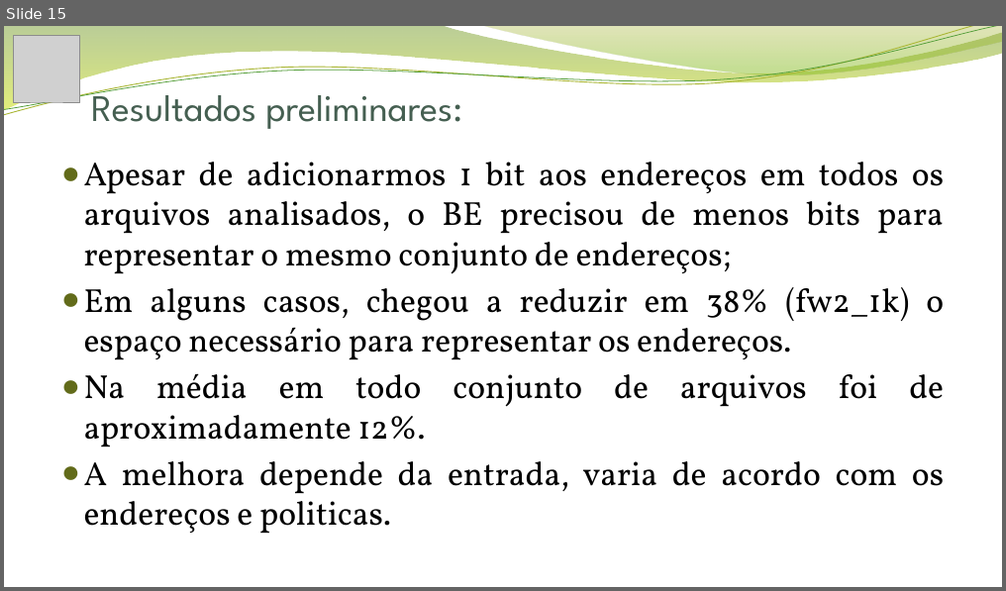
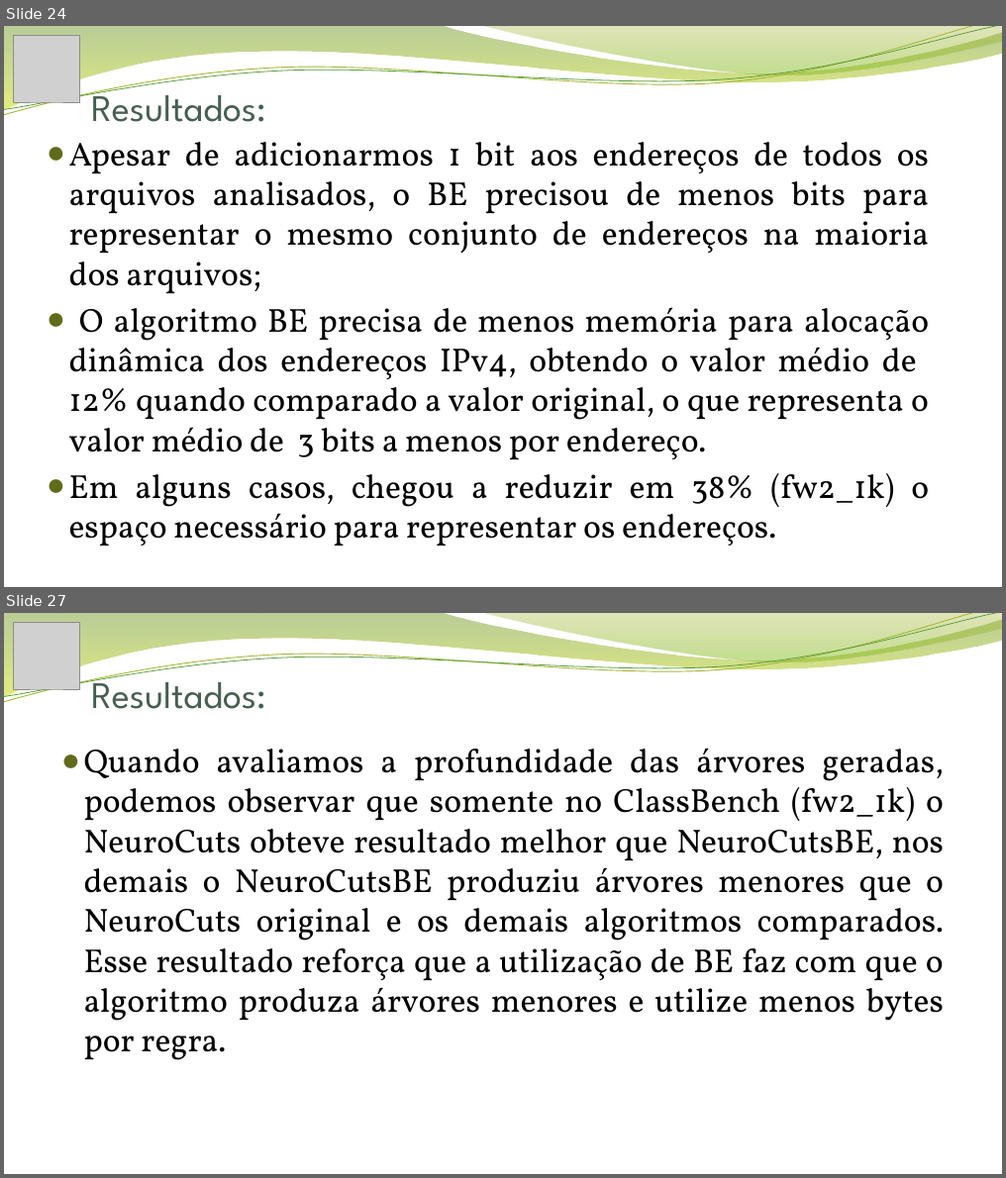
Before and after one commit to jonathanalvesoliveira/neurocutseb, a slide deck: Apresentação Final.pptx. Shown one above the other, each under a label of ours: slide 15 before the commit, slides 24 and 27 after it; the slides between them are not shown. The pictures are 1006x591 and 1006x1178 pixels, drawn with LibreOffice and Linux fonts; fonts in the diff are those of the drawing; grey boxes stand for pictures; background and template pictures are left out. Boxes give left, top, right and bottom in pixels: in the first picture for what was removed or moved away, otherwise in the second. Text is boxed around its words. In the diff, an @@ line names an element or a change of style, - is before the commit and + after.

```diff
--- a/Apresentação Final.pptx
+++ b/Apresentação Final.pptx
@@ slide 27 added at bbox=[4, 613, 1002, 1174], background picture (left out); not listed: 4 template elements that a slide beside it also shows @@
@@ picture added at bbox=[14, 622, 79, 688] @@
@@ title added at bbox=[91, 670, 266, 709], 36 pt, text #455F51 @@
+Resultados:
@@ text added at bbox=[84, 748, 944, 1060], 32 pt, text #000000 @@
+● Quando avaliamos a profundidade das árvores geradas, podemos observar que somente no ClassBench (fw2_1k) o NeuroCuts obteve resultado melhor que NeuroCutsBE, nos demais o NeuroCutsBE produziu árvores menores que o NeuroCuts original e os demais algoritmos comparados. Esse resultado reforça que a utilização de BE faz com que o algoritmo produza árvores menores e utilize menos bytes por regra.
@@ what was slide 15 is now slide 24 @@
@@ slide 24 changed as well @@
@@ title at bbox=[91, 83, 266, 122]: text changed @@
-Resultados preliminares:
+Resultados:
@@ text "Apesar de adicionarmos 1 bit ...": place and size @@
-text "Apesar de adicionarmos 1 bit ..." at bbox=[84, 162, 944, 534]
+text "Apesar de adicionarmos 1 bit ..." at bbox=[69, 142, 929, 547]
@@ text at bbox=[69, 142, 929, 461]: text changed @@
-● Apesar de adicionarmos 1 bit aos endereços em todos os arquivos analisados, o BE precisou de menos bits para representar o mesmo conjunto de endereços;
+● Apesar de adicionarmos 1 bit aos endereços de todos os arquivos analisados, o BE precisou de menos bits para representar o mesmo conjunto de endereços na maioria dos arquivos;
+● O algoritmo BE precisa de menos memória para alocação dinâmica dos endereços IPv4, obtendo o valor médio de 12% quando comparado a valor original, o que representa o valor médio de 3 bits a menos por endereço.
@@ text at bbox=[84, 373, 944, 534]: paragraphs removed @@
-● Na média em todo conjunto de arquivos foi de aproximadamente 12%.
-● A melhora depende da entrada, varia de acordo com os endereços e politicas.
```
Also in this commit, not shown: 11 other slides changed, 18 other slides added, 3 slides removed, 6 other files.
